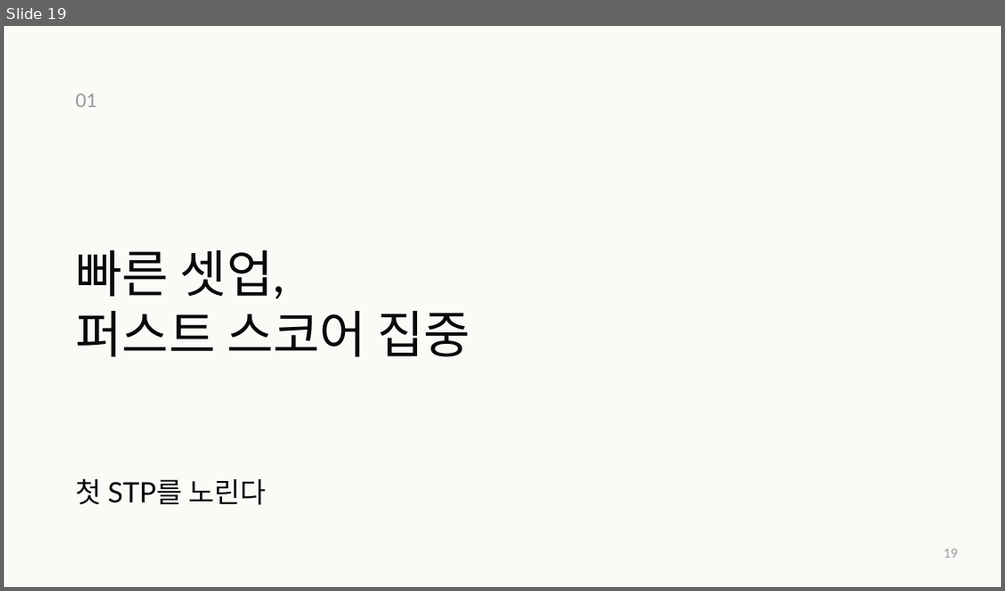
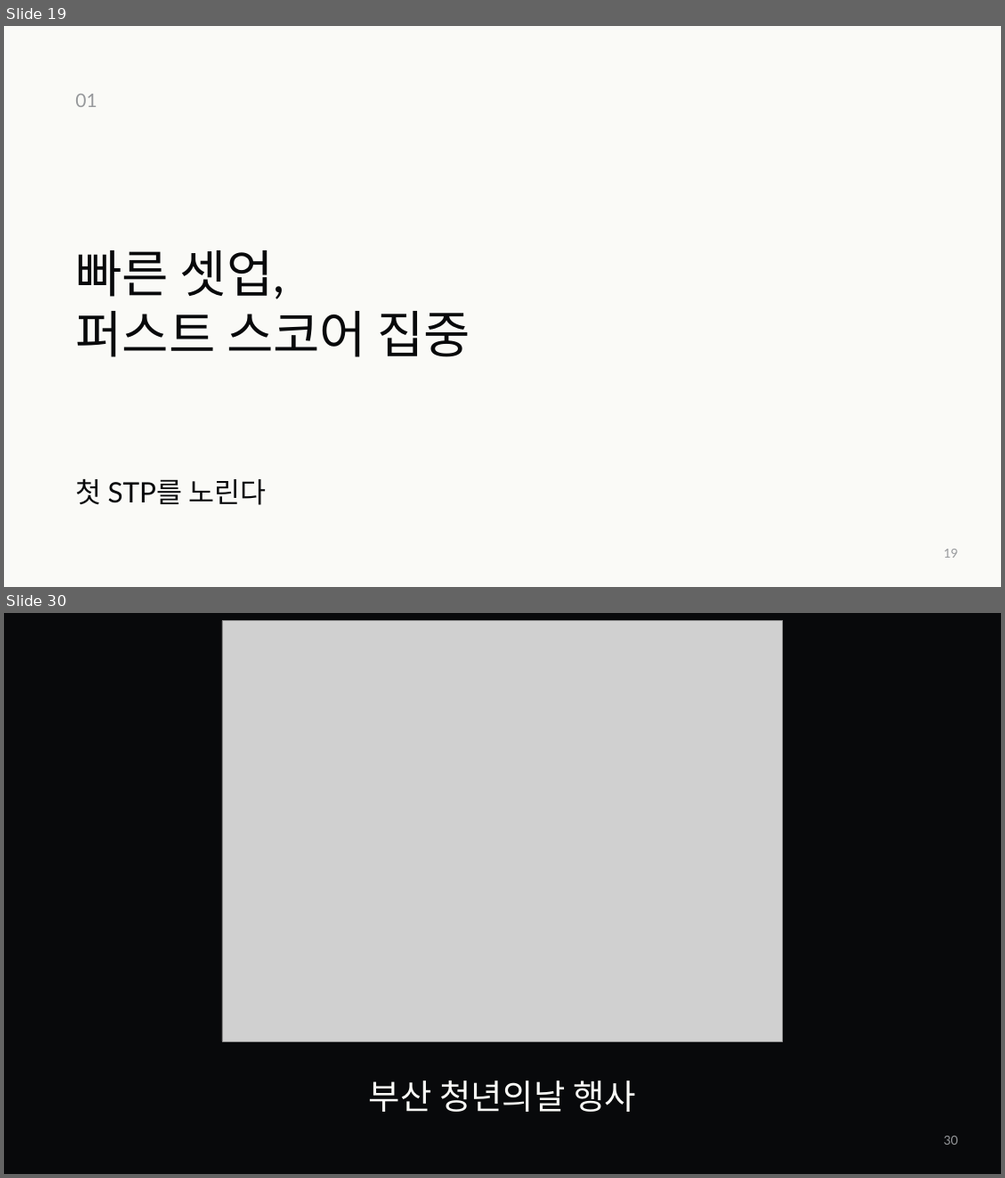
Before and after one commit to jaeyoung5178-bot/Presence, a slide deck: education/mentality/nozero400/NoZero-400Days.pptx. Shown one above the other, each under a label of ours: slide 19 before the commit, slides 19 and 30 after it; the slides between them are not shown. The pictures are 1005x591 and 1005x1178 pixels, drawn with LibreOffice and Linux fonts; fonts in the diff are those of the drawing; grey boxes stand for pictures. Boxes give left, top, right and bottom in pixels: in the first picture for what was removed or moved away, otherwise in the second. Text is boxed around its words. In the diff, an @@ line names an element or a change of style, - is before the commit and + after.

```diff
--- a/education/mentality/nozero400/NoZero-400Days.pptx
+++ b/education/mentality/nozero400/NoZero-400Days.pptx
@@ slide 30 added at (4, 613, 1001, 1174), background #08090B @@
@@ picture added at (222, 620, 783, 1041) @@
@@ text added at (369, 1080, 636, 1111), 33 pt, text #FAFAF7 @@
+부산 청년의날 행사
@@ text added at (944, 1135, 958, 1144), 12 pt, text #96989B @@
+30
```
Also in this commit, not shown: 5 slides changed, 13 other slides added, 12 slides removed, 5 other files.
